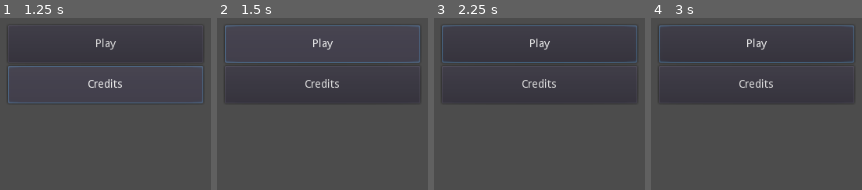
Above: before the commit, frames 1-4 (left to right).
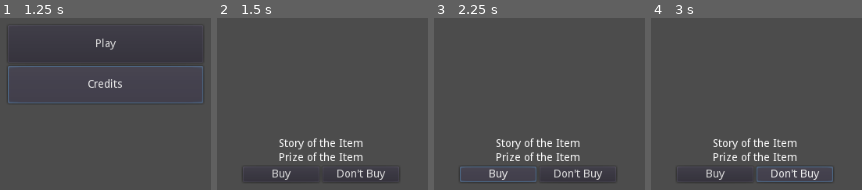
Above: after the commit, the same moments.

Repository: Birdoflames/BrackeysGameJam
Game: Godot game, scene res://Scenes/Start_Scene.tscn
Same seed, same stepped clock (60 frames per second), same inputs: the game is played once before the commit and once after it.
Inputs (mouse positions are in pixels of both pictures, inside the frame that each line leads up to):
- Up to frame 1 (1.25 s): click "Credits" at 0.5 s
- Up to frame 2 (1.5 s): click "Play" at 1.25 s
- Up to frame 3 (2.25 s): click (497, 174) at 2 s, where only the run after the commit has a clickable "Buy"
- Up to frame 4 (3 s): click (794, 174) at 2.75 s, where only the run after the commit has a clickable "Don't Buy"

Frame 1 is identical in both runs. In frame 2, 5.3% of the frame differs, in the area x 3-97%, y 4-95%; in frame 3, 5.4%; in frame 4, 5.5%, in the area x 3-97%, y 4-96%.
Error before the commit: Attempt to call function 'get_text' in base 'null instance' on a null instance. (res://Scripts/Game_Scene.gd:9)

Commit message:
finish item system; process stops after first item

Diff:
--- a/Item_Scripts/Test_Item.gd
+++ b/Items/Item.gd
@@ -5,7 +5,7 @@
 func _ready():
 	var story = "Some Item found " + str(random(100, 200)) + " years ago..."
 	var prize = str(random(10, 20))
-	Game.set_story(story, prize)
+	get_tree().get_root().find_node("Game_Scene", true, false).set_story(story, prize)
 
 func random(start, end):
 	rng.randomize()
--- a/Item_Scenes/Test_Item.tscn
+++ b/Items/Item.tscn
@@ -1,8 +1,8 @@
 [gd_scene load_steps=2 format=2]
 
-[ext_resource path="res://Item_Scripts/Test_Item.gd" type="Script" id=1]
+[ext_resource path="res://Items/Item.gd" type="Script" id=1]
 
-[node name="Test_Item" type="Control"]
+[node name="Item" type="Control"]
 anchor_right = 1.0
 anchor_bottom = 1.0
 script = ExtResource( 1 )
--- a/Scenes/Game_Scene.tscn
+++ b/Scenes/Game_Scene.tscn
@@ -1,7 +1,6 @@
-[gd_scene load_steps=4 format=2]
+[gd_scene load_steps=3 format=2]
 
 [ext_resource path="res://Scripts/Game_Scene.gd" type="Script" id=1]
-[ext_resource path="res://Scripts/Buying.gd" type="Script" id=2]
 [ext_resource path="res://Scripts/Inventory.gd" type="Script" id=3]
 
 [node name="Game_Scene" type="Node"]
@@ -40,7 +39,6 @@
 margin_top = 397.5
 margin_right = 612.0
 margin_bottom = 467.5
-script = ExtResource( 2 )
 __meta__ = {
 "_edit_use_anchors_": false
 }
@@ -50,15 +48,19 @@
 margin_bottom = 32.0
 
 [node name="Story" type="Label" parent="GUI/Buying/Text"]
-margin_right = 200.0
+margin_left = 46.0
+margin_right = 154.0
 margin_bottom = 14.0
-text = "its me"
+size_flags_horizontal = 4
+text = "Story of the Item"
 
 [node name="Prize" type="Label" parent="GUI/Buying/Text"]
+margin_left = 46.0
 margin_top = 18.0
-margin_right = 200.0
+margin_right = 154.0
 margin_bottom = 32.0
-text = "helo"
+size_flags_horizontal = 4
+text = "Prize of the Item"
 
 [node name="Buttons" type="HBoxContainer" parent="GUI/Buying"]
 margin_top = 36.0
@@ -88,5 +90,9 @@
 
 [node name="Background" type="Sprite" parent="."]
 
-[connection signal="pressed" from="GUI/Buying/Buttons/Buy" to="GUI/Buying/Buttons" method="_on_Buy_pressed"]
-[connection signal="pressed" from="GUI/Buying/Buttons/DontBuy" to="GUI/Buying/Buttons" method="_on_DontBuy_pressed"]
+[node name="Timer" type="Timer" parent="."]
+one_shot = true
+
+[connection signal="pressed" from="GUI/Buying/Buttons/Buy" to="." method="_on_Buy_pressed"]
+[connection signal="pressed" from="GUI/Buying/Buttons/DontBuy" to="." method="_on_DontBuy_pressed"]
+[connection signal="timeout" from="Timer" to="." method="_on_Timer_timeout"]
--- a/Scenes/Start_Scene.tscn
+++ b/Scenes/Start_Scene.tscn
@@ -39,3 +39,6 @@
 size_flags_horizontal = 3
 size_flags_vertical = 3
 text = "Credits"
+
+[connection signal="pressed" from="Buttons/Play" to="." method="_on_Play_pressed"]
+[connection signal="pressed" from="Buttons/Credits" to="." method="_on_Credits_pressed"]
--- a/Scripts/Buying.gd
+++ /dev/null
@@ -1,17 +0,0 @@
-extends VBoxContainer
-
-onready var buy_button = $Buy
-onready var dont_buy_button = $DontBuy
-
-
-func _on_DontBuy_pressed():
-	pass
-
-func _on_Buy_pressed():
-	var item = load("res://Items/" + str(Game.current_item) + ".tscn")
-	item = item.instance()
-
-	var item_position = get_node("GUI/Inventory").generate_coords()
-	item.set_position(item_position)
-
-	get_node("GUI").add_child(item)
--- a/Scripts/Game_Scene.gd
+++ b/Scripts/Game_Scene.gd
@@ -4,11 +4,11 @@
 var items = []
 var current_item
 
+var counter = 0
 
 func _ready():
-	print(get_node("GUI/Buying/Text/Story").get_text())
-	items = list_files_in_directory("res://Item_Scenes")
-	get_item()
+	items = list_files_in_directory("res://Items")
+	get_node("Timer").start(random(10, 11))
 
 
 func list_files_in_directory(path):
@@ -25,7 +25,6 @@
 			files.append(file)
 
 	dir.list_dir_end()
-	print(files)
 
 	return files
 
@@ -35,17 +34,34 @@
 	return rng.randi_range(start, end)
 
 
-func get_item():
+func generate_item():
 	var chosen_item = items[random(0, len(items) - 1)]
 	current_item = chosen_item
 
-	var item = load("res://Item_Scenes/" + str(chosen_item))
+	var item = load("res://Items/" + str(current_item))
 	item = item.instance()
 
 	get_node(".").add_child(item)
 
 
 func set_story(story, prize):
-	pass
-	#get_node("GUI/Buying/Text/Prize").set_text(story)
-	#get_node("GUI/Buying/Text/Prize").set_text(prize)
+	get_node("GUI/Buying/Text/Story").set_text(story)
+	get_node("GUI/Buying/Text/Prize").set_text(prize)
+
+
+func _on_Buy_pressed():
+	if current_item != null:
+		var item = load("res://Items/" + str(current_item))
+		item = item.instance()
+
+		var item_position = get_node("GUI/Inventory").generate_coords()
+		item.set_position(item_position)
+
+		get_node("GUI").add_child(item)
+		get_node("Timer").start(random(10, 11))
+
+func _on_DontBuy_pressed():
+	get_node("Timer").start(random(10, 11))
+
+func _on_Timer_timeout():
+	generate_item()
--- a/Scripts/Inventory.gd
+++ b/Scripts/Inventory.gd
@@ -1,6 +1,6 @@
 extends Control
 
-var invCoords = {Vector2(0, 0) : false, Vector2(15, 15) : false}
+var invCoords = [false, false]
 var current_coords = [Vector2(0, 0), Vector2(15, 15)]
 
 
--- a/Scripts/Start_Scene.gd
+++ b/Scripts/Start_Scene.gd
@@ -1 +1,10 @@
 extends Control
+
+
+func _on_Play_pressed():
+# warning-ignore:return_value_discarded
+	get_tree().change_scene_to(load("res://Scenes/Game_Scene.tscn"))
+
+
+func _on_Credits_pressed():
+	pass # Replace with function body.
--- a/project.godot
+++ b/project.godot
@@ -14,10 +14,6 @@
 run/main_scene="res://Scenes/Start_Scene.tscn"
 config/icon="res://icon.png"
 
-[autoload]
-
-Game="*res://Scripts/Game_Scene.gd"
-
 [display]
 
 window/stretch/mode="viewport"
